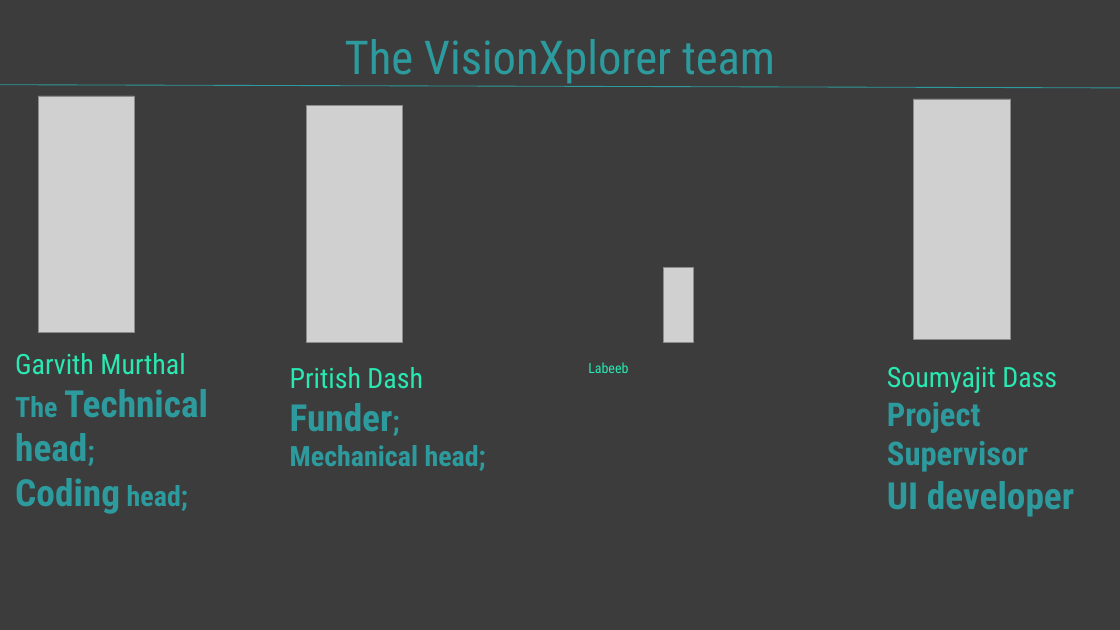
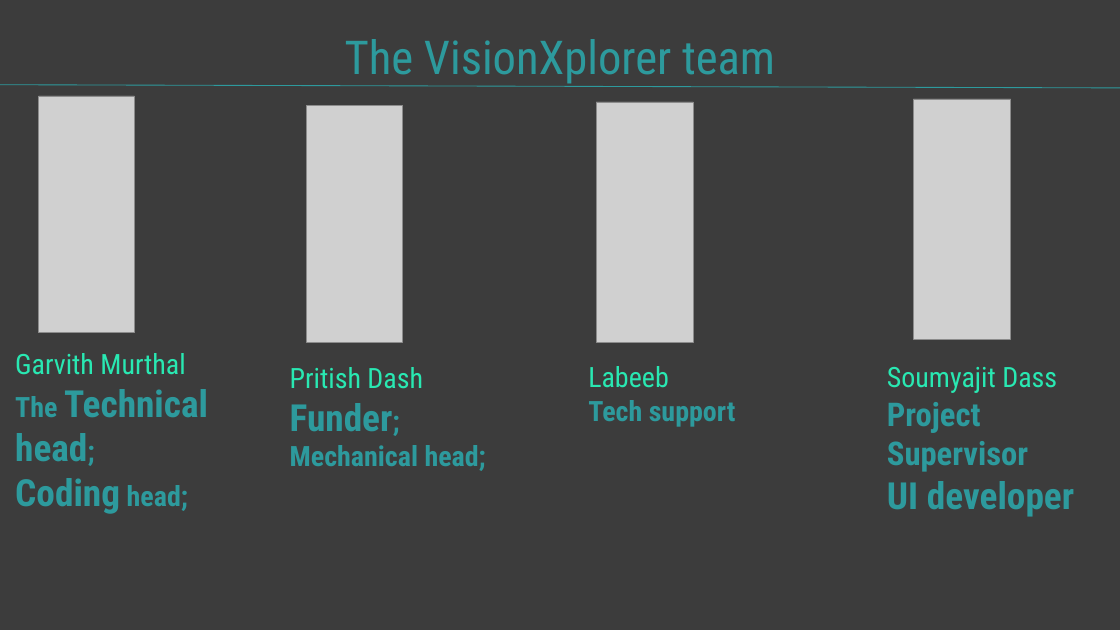
Before and after one commit to Soumyajit01/VisionXplorer, a slide deck: slide 10 of visionXplorer ppt files/visionXplorer.pptx. Drawn at 1120x630 pixels with LibreOffice and Linux fonts; fonts in the diff are those of the drawing; grey boxes stand for pictures. Boxes give left, top, right and bottom in pixels: in the first picture for what was removed or moved away, otherwise in the second. Text is boxed around its words. In the diff, an @@ line names an element or a change of style, - is before the commit and + after.

Commit message:
modified ppt

```diff
--- a/visionXplorer ppt files/visionXplorer.pptx
+++ b/visionXplorer ppt files/visionXplorer.pptx
@@ picture: place and size @@
-picture at [664, 268, 694, 342]
+picture at [597, 102, 694, 342]
@@ text at [588, 366, 669, 388]: size 12 to 24 pt in "Labeeb" @@
@@ text at [588, 400, 736, 427]: paragraph added @@
+Tech support
```
